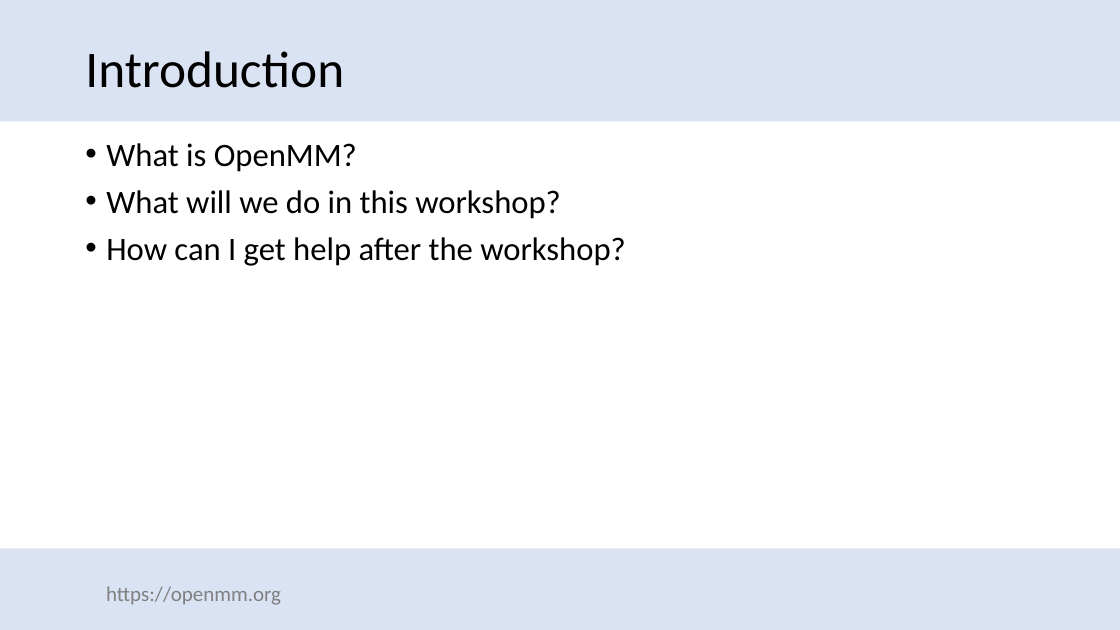
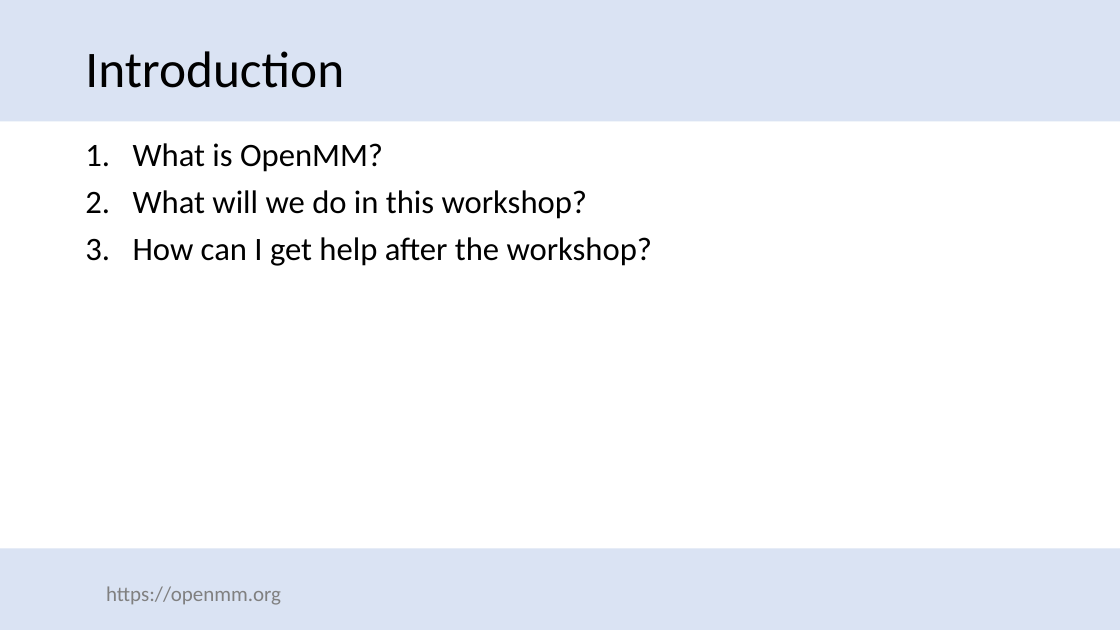
Before and after one commit to openmm/openmm_workshops, a slide deck: slide 3 of slides/intro-2024.pptx. Drawn at 1120x630 pixels with LibreOffice and Linux fonts; fonts in the diff are those of the drawing; background and template pictures are left out. Boxes give left, top, right and bottom in pixels: in the first picture for what was removed or moved away, otherwise in the second. Text is boxed around its words. In the diff, an @@ line names an element or a change of style, - is before the commit and + after.

```diff
--- a/slides/intro-2024.pptx
+++ b/slides/intro-2024.pptx
@@ text "What is OpenMM?" at (133, 143, 652, 266): bullet • to 1. @@
```
Also in this commit, not shown: 7 other slides changed, 1 other file.
